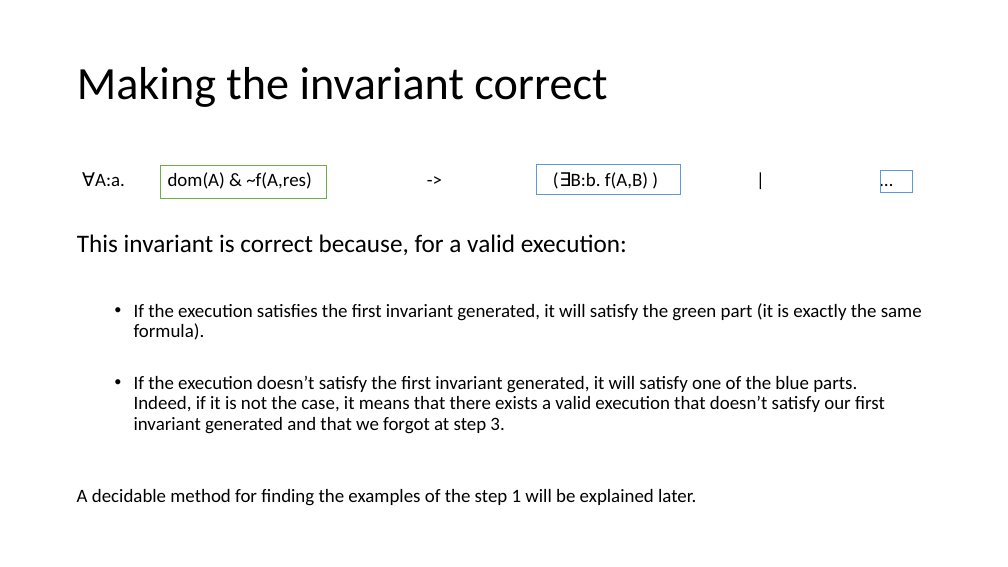
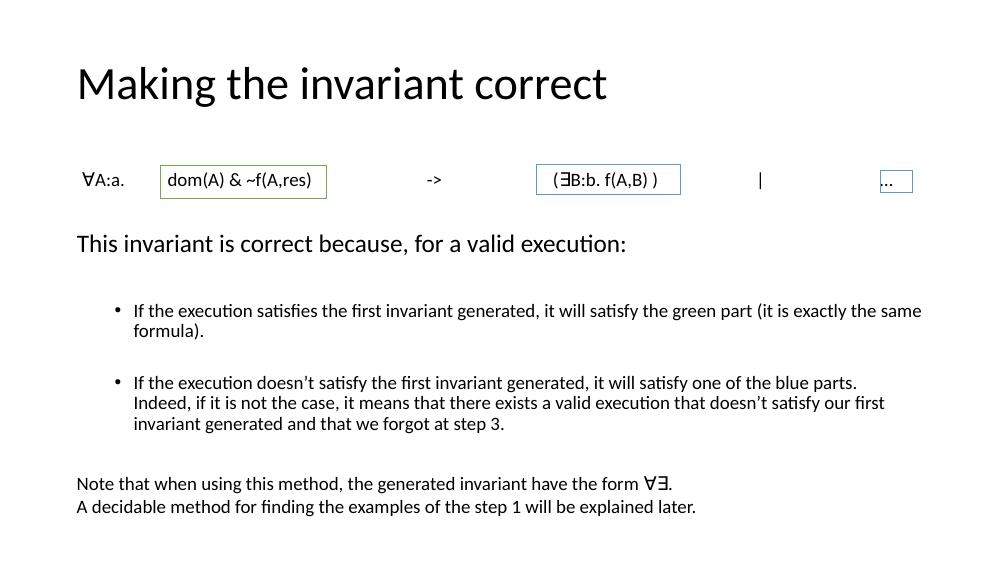
Before and after one commit to tjhance/ivy-research, a slide deck: slide 33 of invariant_synthesis/Invariant Synthesis.pptx. Drawn at 1008x567 pixels with LibreOffice and Linux fonts; fonts in the diff are those of the drawing. Boxes give left, top, right and bottom in pixels: in the first picture for what was removed or moved away, otherwise in the second. Text is boxed around its words. In the diff, an @@ line names an element or a change of style, - is before the commit and + after.

```diff
--- a/invariant_synthesis/Invariant Synthesis.pptx
+++ b/invariant_synthesis/Invariant Synthesis.pptx
@@ text "Note that when using this ...": place and size @@
-text "Note that when using this ..." at [77,489,696,506]
+text "Note that when using this ..." at [77,477,696,517]
@@ text at [77,477,639,494]: paragraph added @@
+Note that when using this method, the generated invariant have the form ∀∃.
```
Also in this commit, not shown: 2 other slides changed, 3 slides added.
